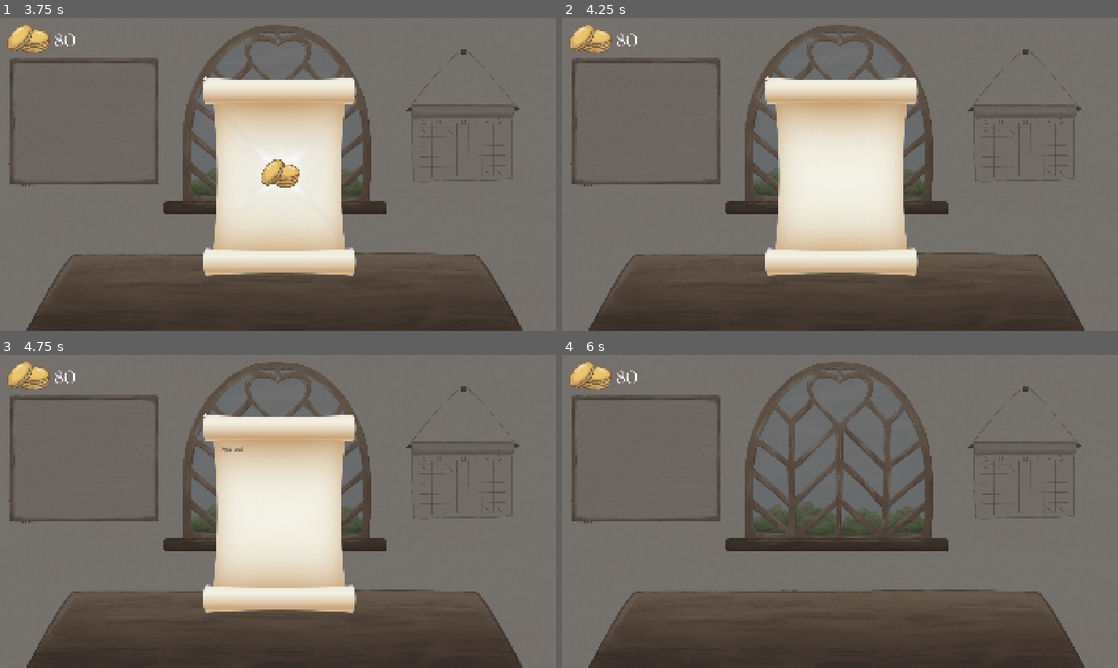
Above: before the commit, frames 1-4 (two rows, left to right).
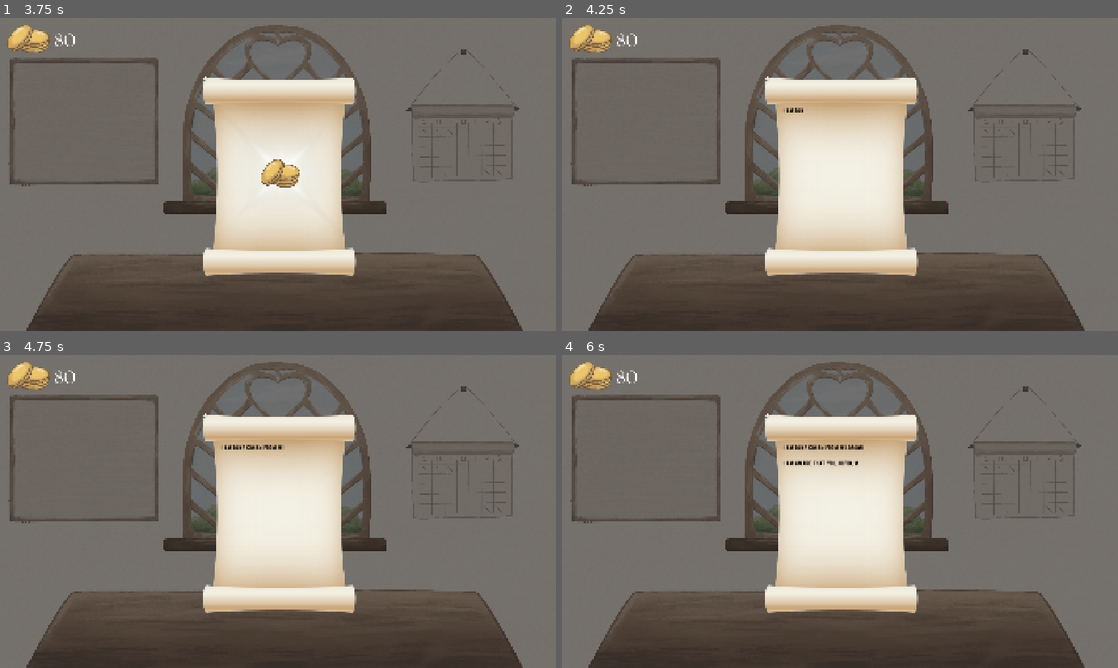
Above: after the commit, the same moments.

Repository: EliJ0y/Kingdom-Sweethearts
Game: Godot game, scene res://Scenes/home_desk.tscn
Two runs of this game, one before a commit and one after it. Both use one fixed random seed, a clock stepped at 60 frames per second and the inputs below.
Inputs (mouse positions are in pixels of both pictures, inside the frame that each line leads up to):
- Up to frame 1 (3.75 s): click (522, 43) at 0.5 s; click (383, 174) at 1.25 s; tap Enter (Enter) at 2, 2.1, 2.85, 3.6 s
- Up to frame 2 (4.25 s): no input
- Up to frame 3 (4.75 s): tap Space at 4.25 s; tap Enter (Enter) at 4.35 s
- Up to frame 4 (6 s): tap Enter (Enter) at 5, 5.1 s; click (906, 580) at 5.75 s, where only the run before the commit has a clickable "Next Scroll"

Frame 1 is identical in both runs. In frame 2, less than 0.1% of the frame differs, in the area x 39-44%, y 28-31%; in frame 3, 0.2%; in frame 4, 15%, in the area x 36-65%, y 18-83%.

Commit message:
SO MANY FIXES NEEDED

Diff:
--- a/kingdom-sweethearts/Scenes/scrolls.gd
+++ b/kingdom-sweethearts/Scenes/scrolls.gd
@@ -1,7 +1,9 @@
 extends Node2D
 
+var scroll_text
 @onready var silv_scroll = $"CanvasLayer/Opened Scroll/Silv Scroll"
-var scroll_text = "Hail and well met from Oceirea!
+@onready var kohan_scroll = $"CanvasLayer/Opened Scroll/Kohan Scroll"
+var silv_text = "Hail and well met from Oceirea!
 
 I am Duke Silvester, who is set to be matchmade with Duke Kohan from Wildegon in three days.
 
@@ -10,19 +12,31 @@
 To help you in your preparations, I have heard that Duke Kohan has a soft spot for flowers. Perhaps a bouquet would be a nice gift?
 
 I eagerly anticipate meeting him!"
+var kohan_text = "I am Duke Kohan from Wildegon.
 
-var scroll_coins = "0"
+I am aware that you, Cupid, will assist in my matchmaking with the charming Duke Silvester from Oceirea in three days.
+
+One of the few things I know of him is his great sense of responsibility to Oceirea. It seems unlikely for him to travel.
+
+As such, I believe it would be beneficial to bring postcards as a gift.
+
+May we get along well."
+
+var scroll_coins = 0
 var total_coins = 0
 
 var silv_scroll_pressed = false
 var kohan_scroll_pressed = false
 var stop_text_animation = false
 
+
 # Called when the node enters the scene tree for the first time.
 func _ready() -> void:
-	silv_scroll.text = scroll_text
-	silv_scroll.show()
+	silv_scroll.text = silv_text
 	silv_scroll.visible_characters = 0
+
+	kohan_scroll.text = kohan_text
+	kohan_scroll.visible_characters = 0
 
 # Called every frame. 'delta' is the elapsed time since the previous frame.
 func _process(delta: float) -> void:
@@ -32,6 +46,9 @@
 	if Input.is_action_just_pressed("Enter") && silv_scroll.visible_characters > 0:
 		stop_text_animation = true
 		silv_scroll.visible_characters = -1
+	if Input.is_action_just_pressed("Enter") && silv_scroll.visible_characters > 0:
+		stop_text_animation = true
+		kohan_scroll.visible_characters = -1
 
 
 func _on_tied_scroll_silv_pressed() -> void:
@@ -54,7 +71,7 @@
 func _on_tied_scroll_kohan_pressed() -> void:
 	$"CanvasLayer/Tied Scroll (Kohan)".disabled = true
 	$"CanvasLayer/Tied Scroll (Silv)".hide()
-	var kohan_scroll_pressed = false
+	kohan_scroll_pressed = true
 
 	var KohanTween = create_tween()
 	KohanTween.tween_property($"CanvasLayer/Tied Scroll (Kohan)", "position", Vector2(740, 440), 0.8)
@@ -77,21 +94,37 @@
 
 	var CoinsDisappearTween = create_tween()
 	CoinsDisappearTween.tween_property($"CanvasLayer/Opened Scroll/Coins Sparkle", "scale", Vector2(), 0.5)
-	CoinsDisappearTween.tween_callback(_type_scroll_silv)
+	CoinsDisappearTween.tween_callback(_type_scroll_text)
 
 func _coins_update() -> void:
 	$"CanvasLayer/Coin Counter".show()
 	$"CanvasLayer/Coin Counter/Coin Text".text = str(total_coins)
 
-func _type_scroll_silv() -> void:
+func _type_scroll_text() -> void:
+	if silv_scroll_pressed:
+		kohan_scroll.hide()
+		silv_scroll.show()
+		scroll_text = silv_text
+
+		while silv_scroll.visible_characters < silv_scroll.text.length() && stop_text_animation == false:
+			silv_scroll.visible_characters += 1
+			await get_tree().create_timer(0.03).timeout
+
+	if kohan_scroll_pressed:
+		silv_scroll.hide()
+		kohan_scroll.show()
+		scroll_text = kohan_text
+
+		while kohan_scroll.visible_characters < kohan_scroll.text.length() && stop_text_animation == false:
+			kohan_scroll.visible_characters += 1
+			await get_tree().create_timer(0.03).timeout
+
 	await get_tree().create_timer(0.5).timeout
-	silv_scroll.visible_characters = 0
-
-	while silv_scroll.visible_characters < silv_scroll.text.length() && stop_text_animation == false:
-		silv_scroll.visible_characters += 1
-		await get_tree().create_timer(0.03).timeout
 
 	if silv_scroll.visible_characters == silv_scroll.text.length() || silv_scroll.visible_characters == -1:
+		await get_tree().create_timer(0.5).timeout
+		$"CanvasLayer/Opened Scroll/Ribbon Arrow".show()
+	if kohan_scroll.visible_characters == kohan_scroll.text.length() || kohan_scroll.visible_characters == -1:
 		await get_tree().create_timer(0.5).timeout
 		$"CanvasLayer/Opened Scroll/Ribbon Arrow".show()
 
--- a/kingdom-sweethearts/Scenes/scrolls.tscn
+++ b/kingdom-sweethearts/Scenes/scrolls.tscn
@@ -10,6 +10,7 @@
 [ext_resource type="Texture2D" uid="uid://cqxtbuaojmee" path="res://Graphics/Opened Scroll.png" id="5_o5rgq"]
 [ext_resource type="Texture2D" uid="uid://c7mlstotxyst5" path="res://Graphics/Coins.PNG" id="5_qmqk0"]
 [ext_resource type="Texture2D" uid="uid://de7fmarngvlv5" path="res://Graphics/Ribbon Arrow.png" id="8_hw0rl"]
+[ext_resource type="FontFile" uid="uid://2igbcqe8jbxy" path="res://Fonts/BERNIER™ Regular.ttf" id="8_k3gyr"]
 
 [node name="Scrolls" type="Node2D" unique_id=1368439968]
 script = ExtResource("1_t1w5x")
@@ -75,6 +76,23 @@
 theme_override_font_sizes/font_size = 26
 autowrap_mode = 3
 
+[node name="Kohan Scroll" type="Label" parent="CanvasLayer/Opened Scroll" unique_id=348963257]
+visible = false
+anchors_preset = 15
+anchor_right = 1.0
+anchor_bottom = 1.0
+offset_left = -152.30768
+offset_top = -176.92308
+offset_right = -152.30768
+offset_bottom = -176.9231
+grow_horizontal = 2
+grow_vertical = 2
+scale = Vector2(0.70779884, 0.6540894)
+theme_override_colors/font_color = Color(0, 0, 0, 1)
+theme_override_fonts/font = ExtResource("8_k3gyr")
+theme_override_font_sizes/font_size = 26
+autowrap_mode = 3
+
 [node name="Ribbon Arrow" type="TextureButton" parent="CanvasLayer/Opened Scroll" unique_id=1263998519]
 visible = false
 offset_left = 90.76924
